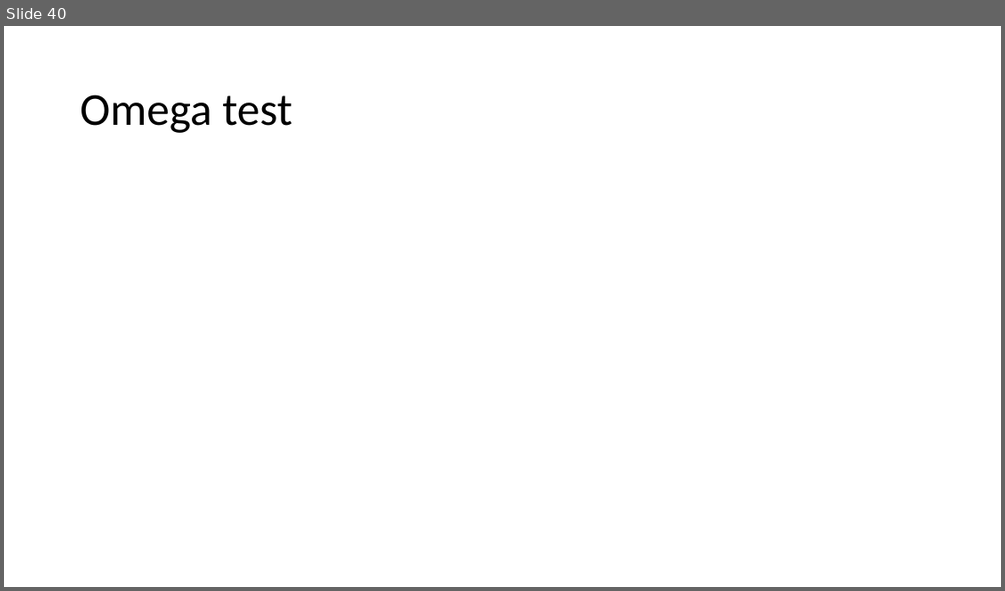
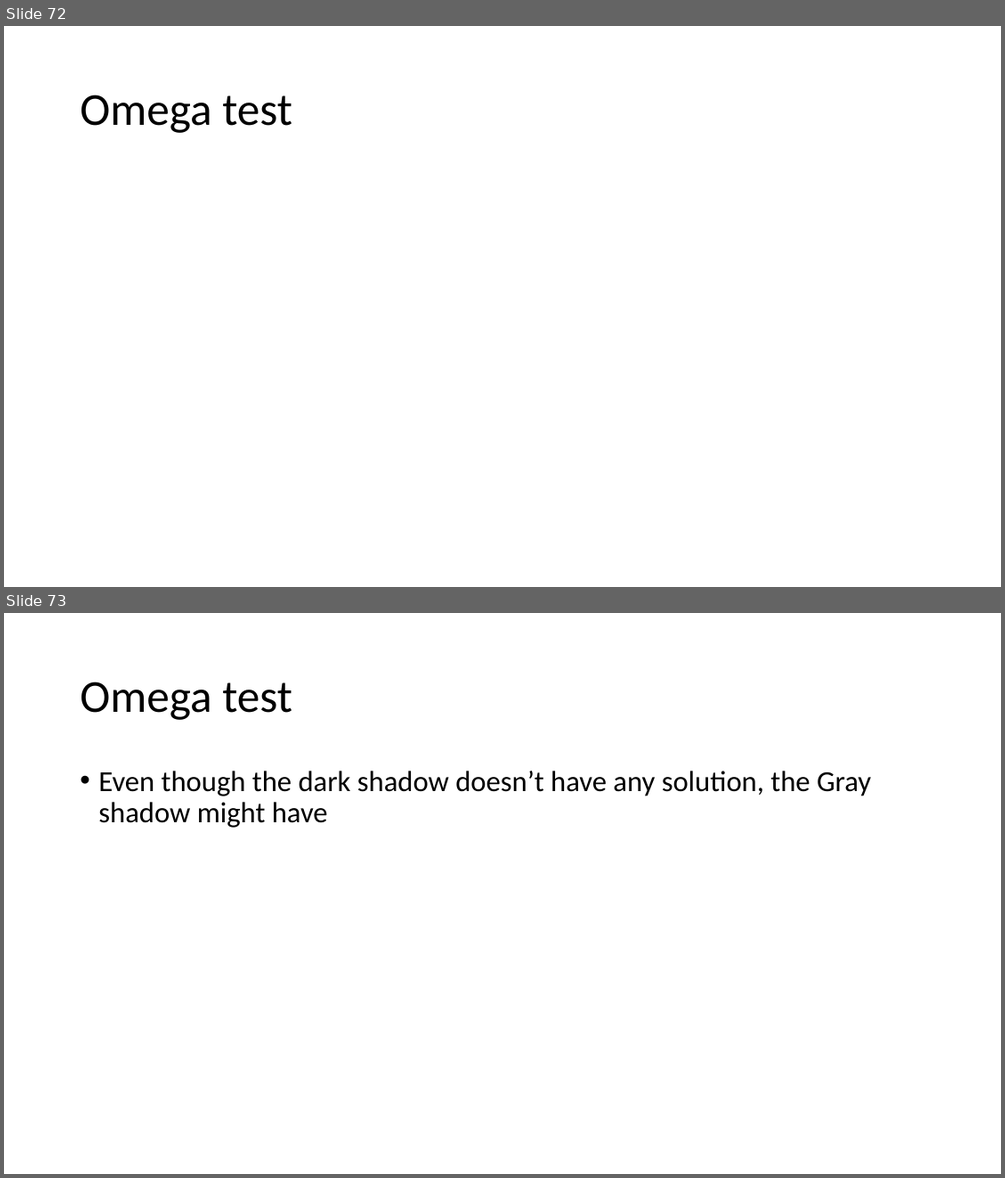
Before and after one commit to piyus/piyus.github.io, a slide deck: DP/slides/Lecture-12.pptx. Shown one above the other, each under a label of ours: slide 40 before the commit, slides 72 and 73 after it. The pictures are 1005x591 and 1005x1178 pixels, drawn with LibreOffice and Linux fonts; fonts in the diff are those of the drawing; grey boxes stand for pictures. Boxes give left, top, right and bottom in pixels: in the first picture for what was removed or moved away, otherwise in the second. Text is boxed around its words. In the diff, an @@ line names an element or a change of style, - is before the commit and + after.

Commit message:
Updated Omega Test

```diff
--- a/DP/slides/Lecture-12.pptx
+++ b/DP/slides/Lecture-12.pptx
@@ slide 73 added at (x1=4, y1=613, x2=1001, y2=1174), background #FFFFFF @@
@@ title added at (x1=80, y1=682, x2=292, y2=720), 44 pt, text #000000 @@
+Omega test
@@ text added at (x1=98, y1=771, x2=871, y2=827), 28 pt, text #000000 @@
+• Even though the dark shadow doesn’t have any solution, the Gray shadow might have
@@ what was slide 40 is now slide 72 @@
```
Also in this commit, not shown: 1 slide changed, 37 other slides added, 1 slide removed, 1 other file.
